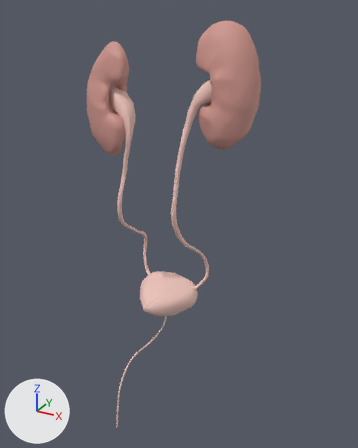
Two versions of the glTF model public/models/urinario.glb, one commit apart.
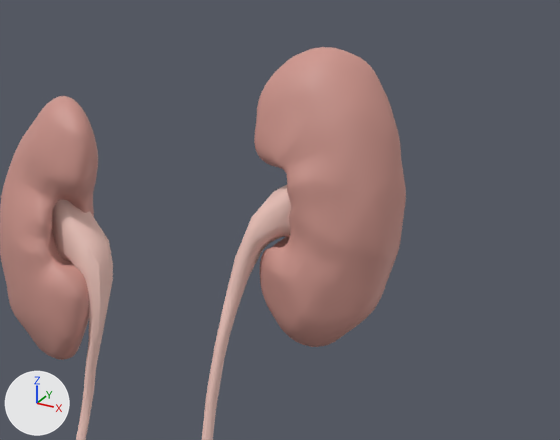
Each version appears first whole from a 50 mm camera at (0.238, -0.487, 1.102) aimed at (0.023, -0.096, 0.906), and next in a close-up on the part from 24% to 91% of the width and 0% to 42% of the height. Arrows for +X, +Y and +Z are at lower left; the lights stay in place. The older version's two pictures come first. Where no turn or scale is listed for an object, it has been applied to the vertices.

The first close-up shows 'rinon-d', 'rinon-i', 'ureter-d', 'ureter-i'.
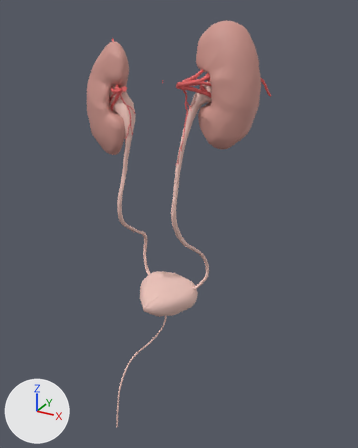
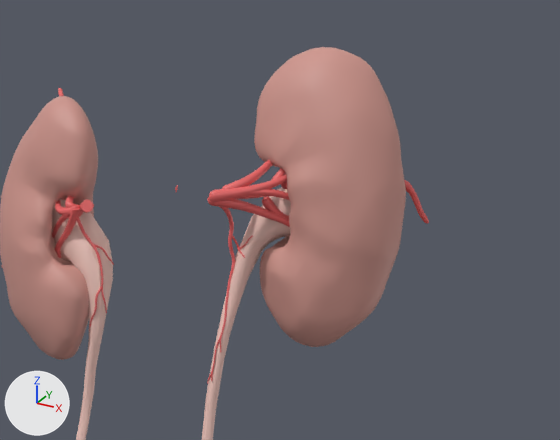
What changed in the scene script:
```text
Add ob_rama_ureteral_arteria_renal_i:
    ob_rama_ureteral_arteria_renal_i = bpy.data.objects.new('rama-ureteral-arteria-renal-i', me_rama_ureteral_arteria_renal_i)  # 650 vertices, 1296 faces; spans x -0.0059..0.0059, y -0.0093..0.0093, z -0.0344..0.0344; in mat_arteria (red #ea6565)
    ob_rama_ureteral_arteria_renal_i.location = (0.0324, -0.1009, 1.0042)
Add ob_rama_ureteral_arteria_renal_d__fj3582:
    ob_rama_ureteral_arteria_renal_d__fj3582 = bpy.data.objects.new('rama-ureteral-arteria-renal-d__FJ3582', me_rama_ureteral_arteria_renal_d__fj3582)  # 307 vertices, 606 faces; spans x -0.0032..0.0032, y -0.0065..0.0065, z -0.0172..0.0172; in mat_arteria (red #ea6565)
    ob_rama_ureteral_arteria_renal_d__fj3582.location = (-0.0284, -0.0987, 0.9997)
Add ob_rama_ureteral_arteria_renal_d__fj3581:
    ob_rama_ureteral_arteria_renal_d__fj3581 = bpy.data.objects.new('rama-ureteral-arteria-renal-d__FJ3581', me_rama_ureteral_arteria_renal_d__fj3581)  # 236 vertices, 468 faces; spans x -0.0068..0.0068, y -0.002..0.002, z -0.0195..0.0195; in mat_arteria (red #ea6565)
    ob_rama_ureteral_arteria_renal_d__fj3581.location = (-0.0309, -0.1002, 1.0092)
Add ob_division_posterior_arteria_renal_i__fj2054:
    ob_division_posterior_arteria_renal_i__fj2054 = bpy.data.objects.new('division-posterior-arteria-renal-i__FJ2054', me_division_posterior_arteria_renal_i__fj2054)  # 256 vertices, 508 faces; spans x -0.0258..0.0258, y -0.0228..0.0228, z -0.0082..0.0082; in mat_arteria (red #ea6565)
    ob_division_posterior_arteria_renal_i__fj2054.location = (0.0681, -0.073, 1.0366)
Add ob_division_posterior_arteria_renal_i__fj3473:
    ob_division_posterior_arteria_renal_i__fj3473 = bpy.data.objects.new('division-posterior-arteria-renal-i__FJ3473', me_division_posterior_arteria_renal_i__fj3473)  # 177 vertices, 331 faces; spans x -0.0207..0.0207, y -0.022..0.022, z -0.0034..0.0034; in mat_arteria (red #ea6565)
    ob_division_posterior_arteria_renal_i__fj3473.location = (0.0367, -0.0907, 1.0411)
Add ob_division_posterior_arteria_renal_d__fj3575:
    ob_division_posterior_arteria_renal_d__fj3575 = bpy.data.objects.new('division-posterior-arteria-renal-d__FJ3575', me_division_posterior_arteria_renal_d__fj3575)  # 927 vertices, 1850 faces; spans x -0.0234..0.0234, y -0.014..0.014, z -0.0072..0.0072; in mat_arteria (red #ea6565)
    ob_division_posterior_arteria_renal_d__fj3575.location = (-0.0502, -0.0917, 1.0277)
Add ob_arteria_segmento_superior_rinon_i:
    ob_arteria_segmento_superior_rinon_i = bpy.data.objects.new('arteria-segmento-superior-rinon-i', me_arteria_segmento_superior_rinon_i)  # 133 vertices, 262 faces; spans x -0.0035..0.0035, y -0.0146..0.0146, z -0.0207..0.0207; in mat_arteria (red #ea6565)
    ob_arteria_segmento_superior_rinon_i.location = (0.0491, -0.0801, 1.0646)
Add ob_division_anterior_arteria_renal_i__fj3463:
    ob_division_anterior_arteria_renal_i__fj3463 = bpy.data.objects.new('division-anterior-arteria-renal-i__FJ3463', me_division_anterior_arteria_renal_i__fj3463)  # 1470 vertices, 2932 faces; spans x -0.0205..0.0205, y -0.0147..0.0147, z -0.0161..0.0161; in mat_arteria (red #ea6565)
    ob_division_anterior_arteria_renal_i__fj3463.location = (0.0475, -0.0951, 1.0276)
Add ob_division_anterior_arteria_renal_i__fj3462:
    ob_division_anterior_arteria_renal_i__fj3462 = bpy.data.objects.new('division-anterior-arteria-renal-i__FJ3462', me_division_anterior_arteria_renal_i__fj3462)  # 757 vertices, 1510 faces; spans x -0.0132..0.0132, y -0.0144..0.0144, z -0.0127..0.0127; in mat_arteria (red #ea6565)
    ob_division_anterior_arteria_renal_i__fj3462.location = (0.0441, -0.0919, 1.0532)
Add ob_division_anterior_arteria_renal_i__fj3458:
    ob_division_anterior_arteria_renal_i__fj3458 = bpy.data.objects.new('division-anterior-arteria-renal-i__FJ3458', me_division_anterior_arteria_renal_i__fj3458)  # 736 vertices, 1468 faces; spans x -0.0168..0.0168, y -0.0145..0.0145, z -0.0074..0.0074; in mat_arteria (red #ea6565)
    ob_division_anterior_arteria_renal_i__fj3458.location = (0.0448, -0.0958, 1.0458)
Add ob_division_anterior_arteria_renal_d__fj3561:
    ob_division_anterior_arteria_renal_d__fj3561 = bpy.data.objects.new('division-anterior-arteria-renal-d__FJ3561', me_division_anterior_arteria_renal_d__fj3561)  # 320 vertices, 636 faces; spans x -0.0114..0.0114, y -0.0073..0.0073, z -0.01..0.01; in mat_arteria (red #ea6565)
    ob_division_anterior_arteria_renal_d__fj3561.location = (-0.0499, -0.0959, 1.0197)
Add ob_division_anterior_arteria_renal_d__fj3560:
    ob_division_anterior_arteria_renal_d__fj3560 = bpy.data.objects.new('division-anterior-arteria-renal-d__FJ3560', me_division_anterior_arteria_renal_d__fj3560)  # 335 vertices, 666 faces; spans x -0.0057..0.0057, y -0.0063..0.0063, z -0.0102..0.0102; in mat_arteria (red #ea6565)
    ob_division_anterior_arteria_renal_d__fj3560.location = (-0.0427, -0.096, 1.0394)
Add ob_division_anterior_arteria_renal_d__fj3559:
    ob_division_anterior_arteria_renal_d__fj3559 = bpy.data.objects.new('division-anterior-arteria-renal-d__FJ3559', me_division_anterior_arteria_renal_d__fj3559)  # 361 vertices, 718 faces; spans x -0.0097..0.0097, y -0.0056..0.0056, z -0.0048..0.0048; in mat_arteria (red #ea6565)
    ob_division_anterior_arteria_renal_d__fj3559.location = (-0.0443, -0.0978, 1.0322)
Add ob_division_anterior_arteria_renal_d__fj3558:
    ob_division_anterior_arteria_renal_d__fj3558 = bpy.data.objects.new('division-anterior-arteria-renal-d__FJ3558', me_division_anterior_arteria_renal_d__fj3558)  # 535 vertices, 1066 faces; spans x -0.0144..0.0144, y -0.0053..0.0053, z -0.0177..0.0177; in mat_arteria (red #ea6565)
    ob_division_anterior_arteria_renal_d__fj3558.location = (-0.0488, -0.0984, 1.0135)
```

What differs and where, as boxes [x1, y1, x2, y2] in the close-ups (560 x 440 px):
'division-anterior-arteria-renal-i__FJ3463', added (red)
    after: [207, 189, 290, 227]
'division-anterior-arteria-renal-i__FJ3458', added (red)
    after: [209, 174, 287, 203]
'rama-ureteral-arteria-renal-i', added
    after: [207, 207, 253, 384]
'division-posterior-arteria-renal-i__FJ2054', added
    after: [262, 180, 429, 224]
'division-anterior-arteria-renal-i__FJ3462', added (red)
    after: [222, 160, 273, 189]
'division-anterior-arteria-renal-d__FJ3558', added
    after: [55, 208, 80, 253]
'rama-ureteral-arteria-renal-d__FJ3581', added
    after: [76, 217, 107, 313]
'division-anterior-arteria-renal-d__FJ3559', added
    after: [55, 200, 83, 217]
'division-posterior-arteria-renal-d__FJ3575', added
    after: [80, 200, 94, 213]
'division-anterior-arteria-renal-d__FJ3561', added
    after: [52, 214, 69, 238]
'rama-ureteral-arteria-renal-d__FJ3582', added
    after: [89, 244, 114, 331]
'division-anterior-arteria-renal-d__FJ3560', added
    after: [65, 196, 76, 208]
'arteria-segmento-superior-rinon-i', added (mostly hidden)
    after: [271, 168, 286, 180]
'division-posterior-arteria-renal-i__FJ3473', added (mostly hidden)
    after: [175, 185, 265, 199]
